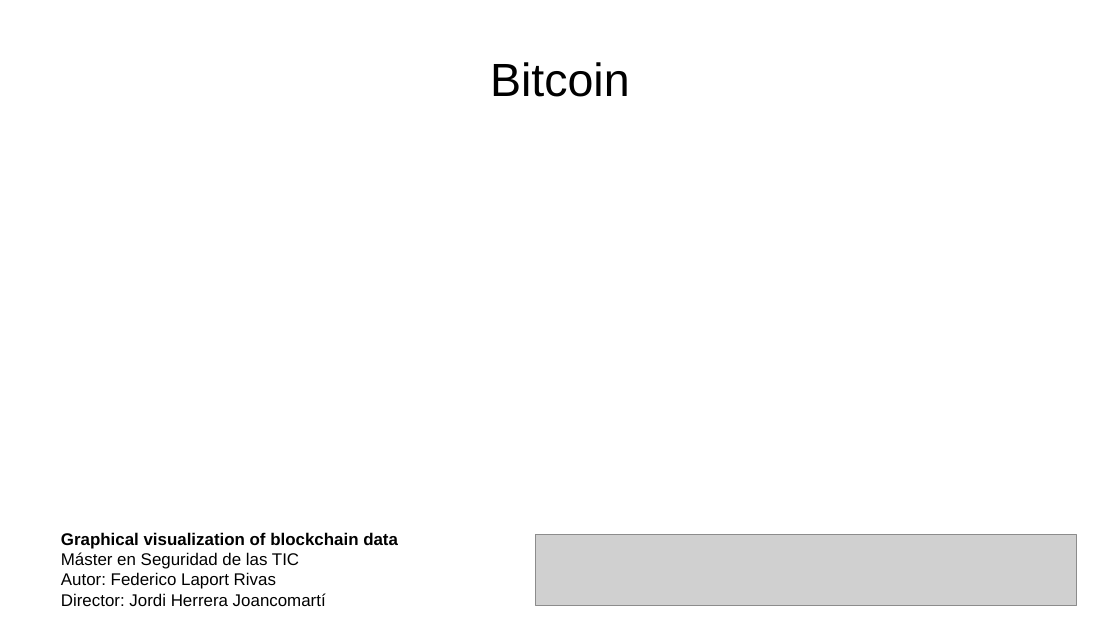
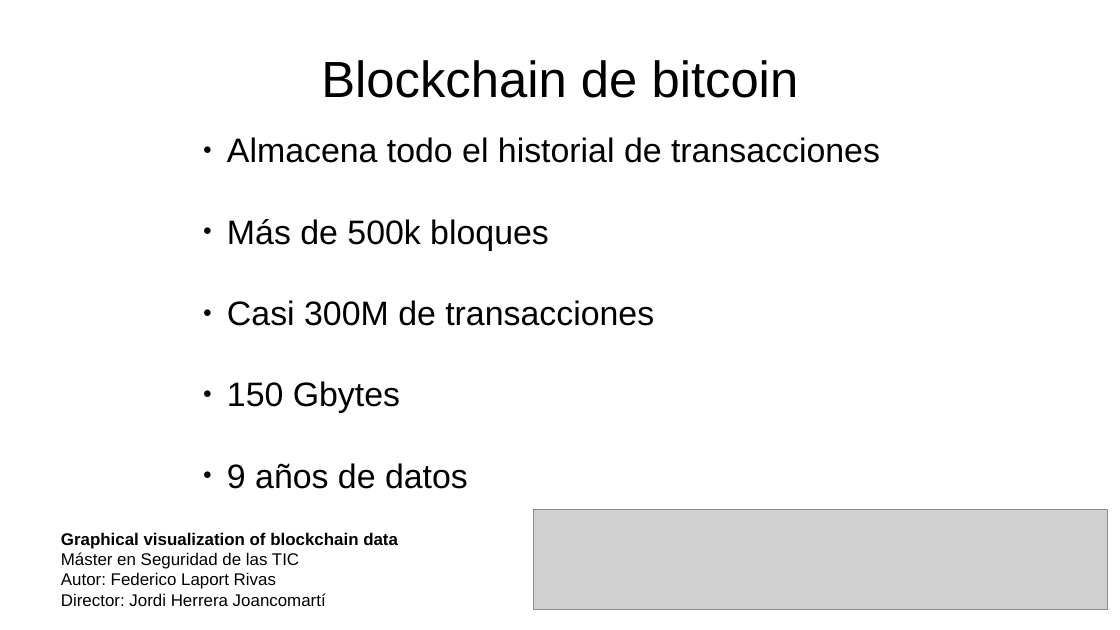
Before and after one commit to acrowise/chainplots, a slide deck: slide 2 of tfm_presentacion.odp (slide 3 before the commit). Drawn at 1120x630 pixels with LibreOffice and Linux fonts; fonts in the diff are those of the drawing; grey boxes stand for pictures. Boxes give left, top, right and bottom in pixels: in the first picture for what was removed or moved away, otherwise in the second. Text is boxed around its words. In the diff, an @@ line names an element or a change of style, - is before the commit and + after.

```diff
--- a/tfm_presentacion.odp
+++ b/tfm_presentacion.odp
@@ title at [321, 60, 799, 98]: text changed; size 33 to 36 pt @@
-Bitcoin
+Blockchain de bitcoin
@@ text added at [227, 137, 880, 489], 24 pt, text #000000 @@
+● Almacena todo el historial de transacciones
+● Más de 500k bloques
+● Casi 300M de transacciones
+● 150 Gbytes
+● 9 años de datos
@@ picture: place and size @@
-picture at [536, 536, 1077, 607]
+picture at [534, 510, 1108, 610]
```
Also in this commit, not shown: 14 other slides changed, 2 slides added, 1 other file.
